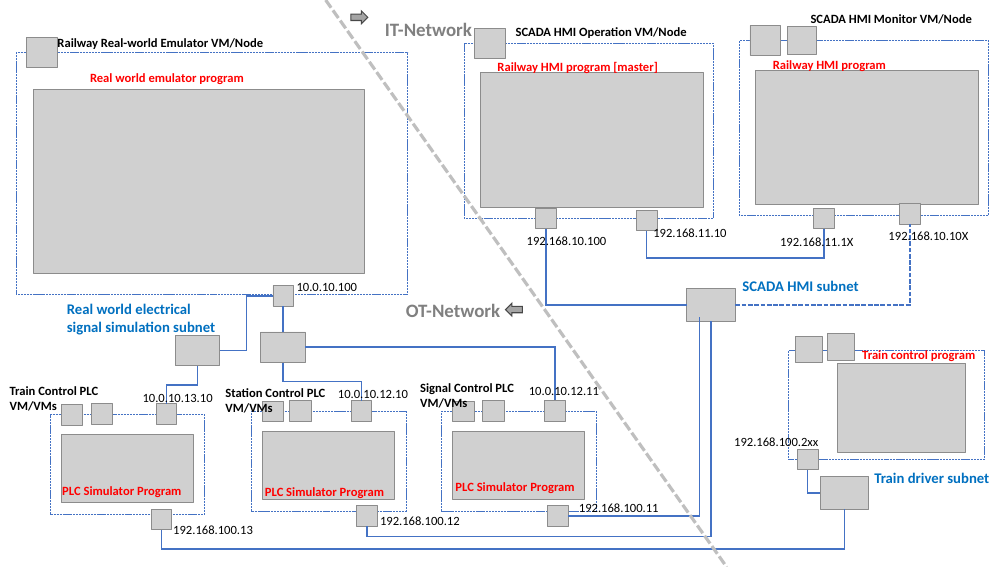
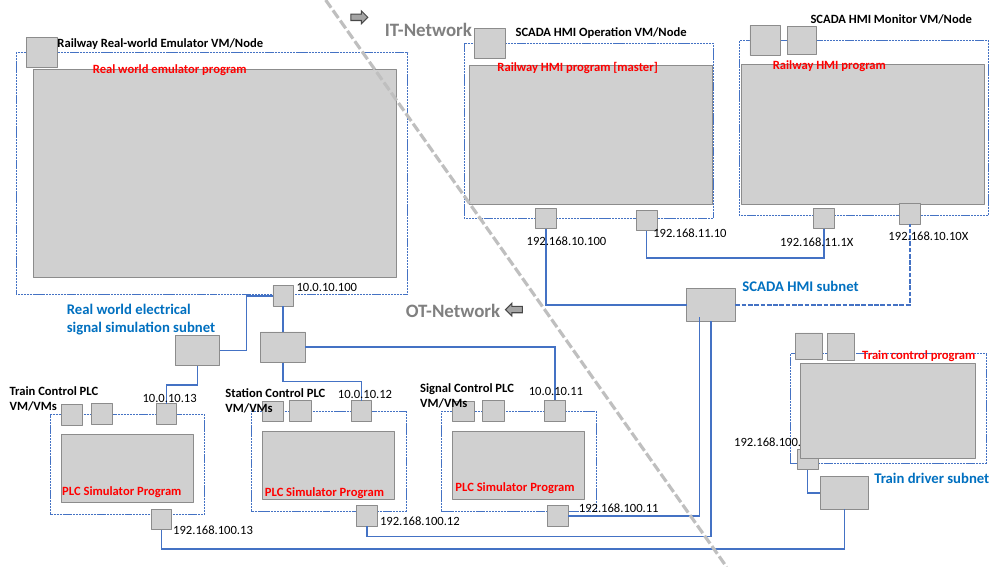
Before and after one commit to mrminhaz87/Railway-IT-OT-Demo, a slide deck: slide 16 of doc/designDoc.pptx. Drawn at 1008x567 pixels with LibreOffice and Linux fonts; fonts in the diff are those of the drawing; grey boxes stand for pictures. Boxes give left, top, right and bottom in pixels: in the first picture for what was removed or moved away, otherwise in the second. Text is boxed around its words. In the diff, an @@ line names an element or a change of style, - is before the commit and + after.

```diff
--- a/doc/designDoc.pptx
+++ b/doc/designDoc.pptx
@@ text "Real world emulator program" moved from (x1=90, y1=73, x2=243, y2=84) to (x1=93, y1=63, x2=246, y2=77) @@
@@ picture resized from (x1=34, y1=90, x2=364, y2=274) to (x1=33, y1=70, x2=396, y2=278) @@
@@ picture resized from (x1=480, y1=73, x2=703, y2=207) to (x1=469, y1=65, x2=712, y2=204) @@
@@ picture resized from (x1=755, y1=70, x2=979, y2=205) to (x1=742, y1=64, x2=985, y2=203) @@
@@ rectangle moved from (x1=789, y1=350, x2=985, y2=460) to (x1=791, y1=354, x2=987, y2=464) @@
@@ picture moved from (x1=796, y1=337, x2=823, y2=363) to (x1=796, y1=333, x2=823, y2=359) @@
@@ text at (x1=338, y1=388, x2=392, y2=402): text changed @@
-10.0.10.12.10
+10.0.10.12
@@ text at (x1=529, y1=384, x2=583, y2=398): text changed @@
-10.0.10.12.11
+10.0.10.11
@@ picture resized from (x1=838, y1=364, x2=966, y2=453) to (x1=801, y1=364, x2=975, y2=458) @@
@@ text at (x1=143, y1=391, x2=197, y2=405): text changed @@
-10.0.10.13.10
+10.0.10.13
```
Also in this commit, not shown: 1 other slide changed, 9 other files.
